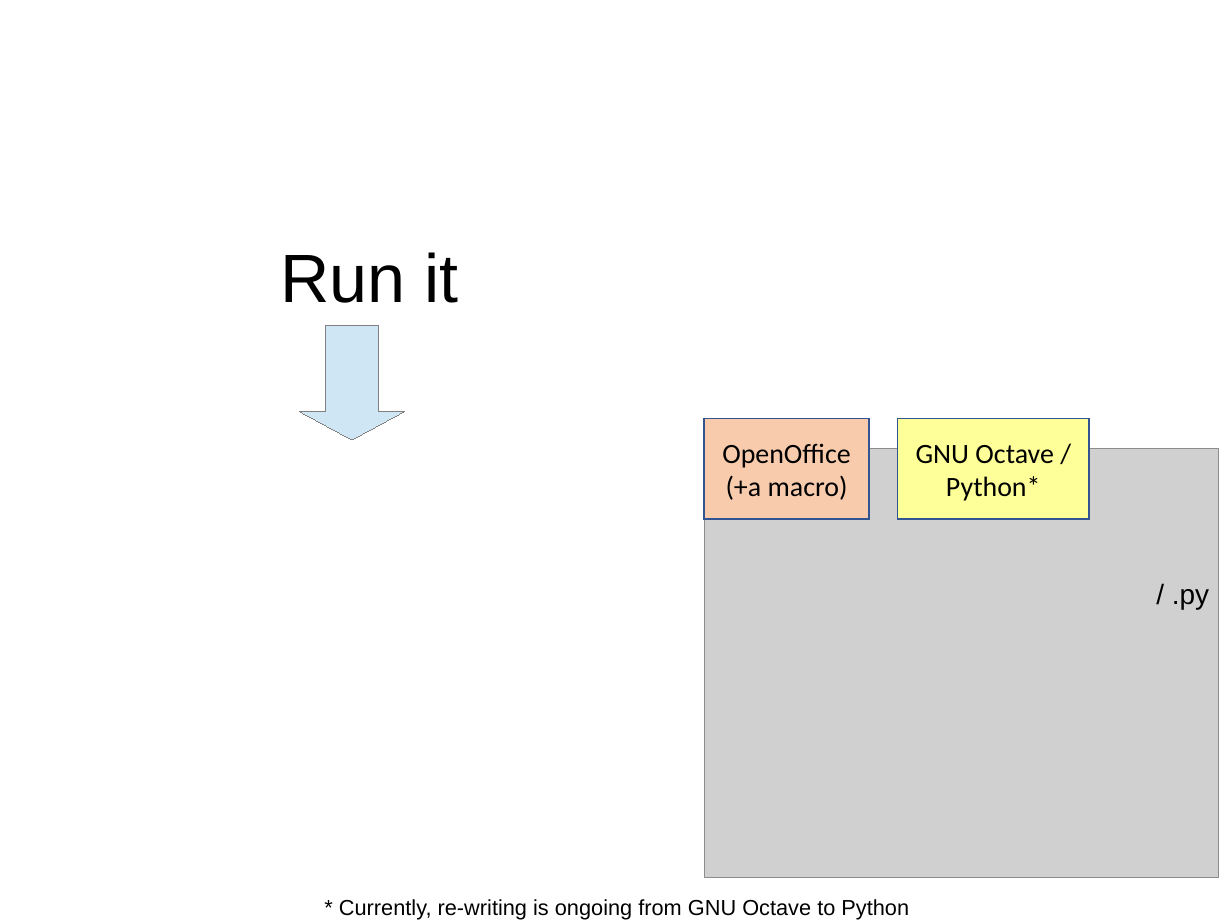
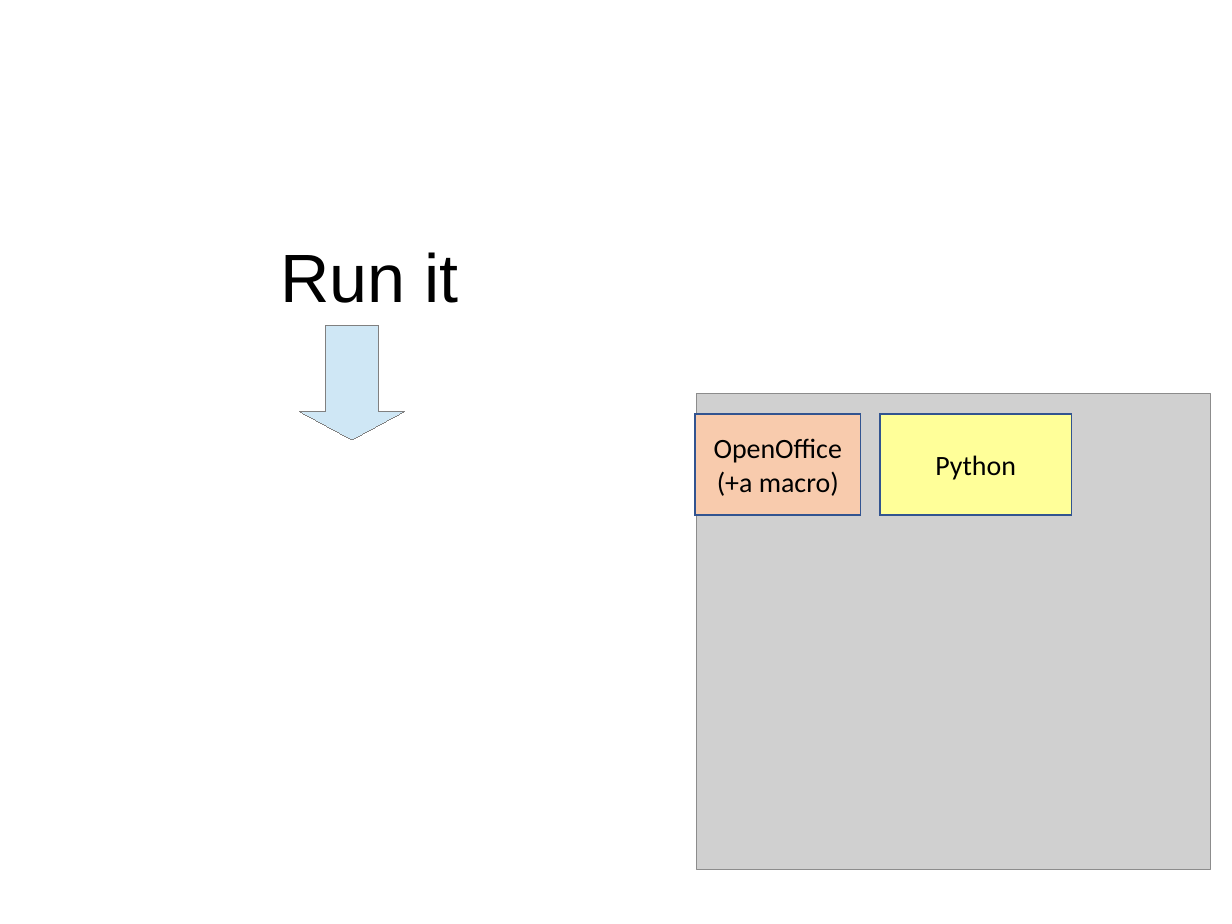
Before and after one commit to GfSE/fas4sysmlv2, a slide deck: slide 4 of src/io/usecase-activity-editor/fas_frontend.odp. Drawn at 1232x924 pixels with LibreOffice and Linux fonts; fonts in the diff are those of the drawing; grey boxes stand for pictures. Boxes give left, top, right and bottom in pixels: in the first picture for what was removed or moved away, otherwise in the second. Text is boxed around its words. In the diff, an @@ line names an element or a change of style, - is before the commit and + after.

Commit message:
Python replacement for remaining parts of the GNU Octave implementation

```diff
--- a/src/io/usecase-activity-editor/fas_frontend.odp
+++ b/src/io/usecase-activity-editor/fas_frontend.odp
@@ rectangle "OpenOffice": place and size @@
-rectangle "OpenOffice" at [704,418,870,519]
+rectangle "OpenOffice" at [695,414,861,514]
@@ picture: place and size @@
-picture at [705,449,1220,878]
+picture at [696,394,1211,870]
@@ rectangle "Python": place and size @@
-rectangle "Python" at [898,418,1089,519]
+rectangle "Python" at [880,414,1071,514]
@@ text in rectangle at [935,455,1016,480]: text changed @@
-GNU Octave /
-Python*
+Python
@@ text removed at [1172,589,1209,609] @@
-/ .py
@@ text removed at [339,899,909,919] @@
-* Currently, re-writing is ongoing from GNU Octave to Python
```
Also in this commit, not shown: 2 other slides changed, 7 other files.
